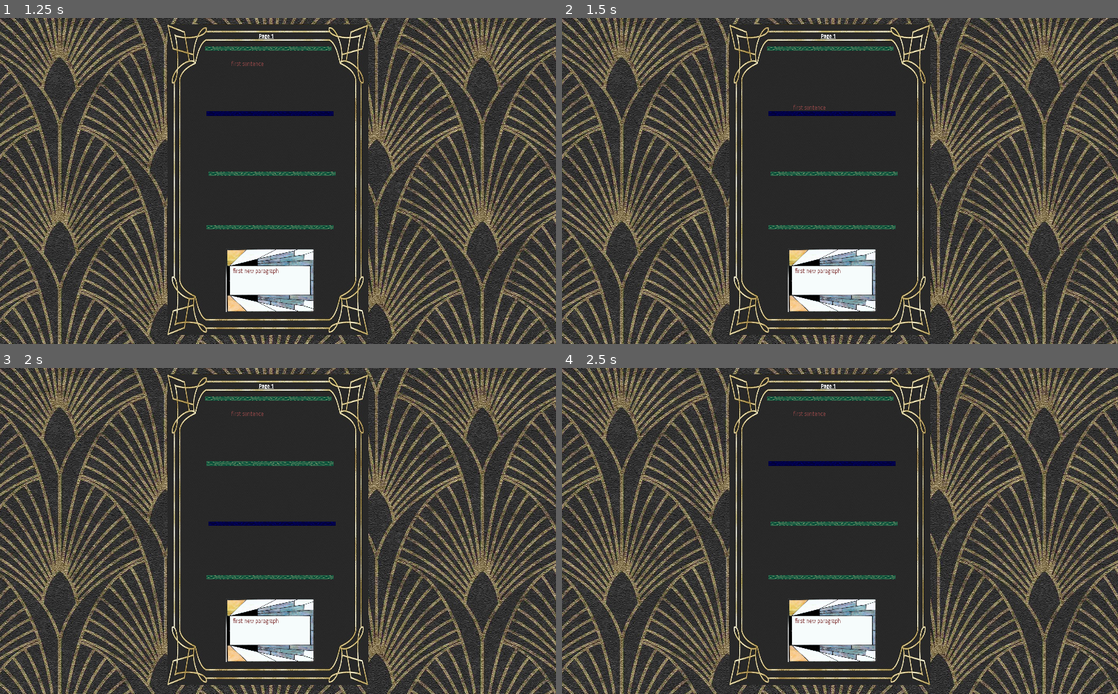
Above: before the commit, frames 1-4 (two rows, left to right).
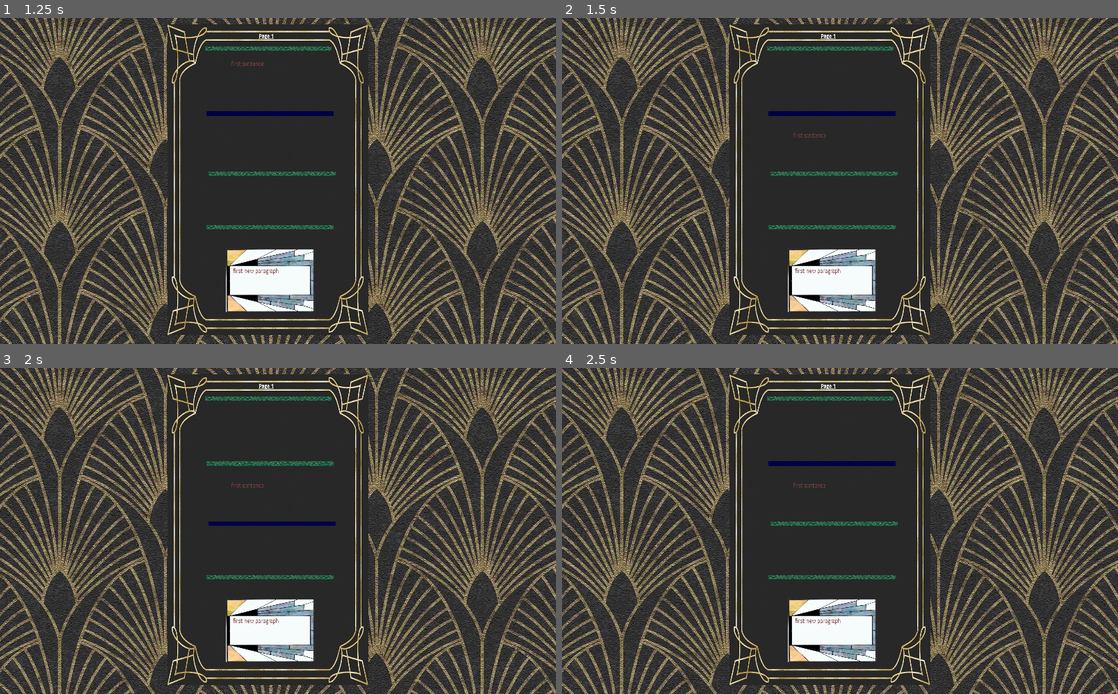
Above: after the commit, the same moments.

Repository: NiklasRiewald/GGJ2020
Game: Godot game, scene res://rich_text_bbcode.tscn
Two runs of this game, one before a commit and one after it. Both use one fixed random seed, a clock stepped at 60 frames per second and the inputs below.
Inputs (mouse positions are in pixels of both pictures, inside the frame that each line leads up to):
- Up to frame 1 (1.25 s): tap Enter at 0.5 s; drag from (272, 37) to (266, 145) at 0.52 s
- Up to frame 2 (1.5 s): tap Space at 1.25 s; drag from (828, 73) to (828, 203) at 1.27 s
- Up to frame 3 (2 s): no input
- Up to frame 4 (2.5 s): tap Enter at 2 s; move the mouse to (828, 495) at 2.02 s; click (828, 495) at 2.17 s

Frame 1 is identical in both runs. In frame 2, less than 0.1% of the frame differs, in the area x 41-48%, y 26-37%; in frame 3, less than 0.1%; in frame 4, less than 0.1%.

Commit message:
buggy build
for nostalgia?

Diff:
--- a/DragableText.gd
+++ b/DragableText.gd
@@ -20,9 +20,14 @@
 
 var originalSiteIndex = 0
 
+var paragraphClone = ""
+var cloneIndex
+
 var logs
 
 var popUp: AcceptDialog
+
+var draggableText
 
 # Called when the node enters the scene tree for the first time.
 func _ready():
@@ -38,6 +43,7 @@
 		get_node("../Text3/RichTextLabel")
 	]
 	newParagraph = get_node("../TextNew/RichTextLabel")
+	draggableText = get_node("../DraggingText")
 	popUp = get_node("../AcceptDialog")
 	logs = get_node("../Log")
 
@@ -60,41 +66,45 @@
 func _process(delta):
 	var currentMouseX = get_global_mouse_position().x
 	var currentMouseY = get_global_mouse_position().y
+	var myText = get_node("RichTextLabel").bbcode_text
+	if dragMouse and myText != "":
+		if not hadActiveDragLastFrame:
+			#create draggable text:
+			paragraphClone = get_node("RichTextLabel").bbcode_text
+			cloneIndex = _get_paragraph_index()
 
-	if dragMouse:
+			if not _is_new_paragraph():
+				get_node("RichTextLabel").set_bbcode("")
+				var index_to_remove = _get_paragraph_index()
+				logs.paragraphs[index_to_remove] = ""
+
+			draggableText.set_global_position(get_global_position())
+			draggableText.set_bbcode(paragraphClone)
 		if logs.isEndText and get_node("RichTextLabel") == newParagraph:
 			_end_game()
 
-		set_global_position(
+		draggableText.set_global_position(
 			Vector2(
-				get_global_position().x + currentMouseX - lastMouseX,
-				get_global_position().y + currentMouseY - lastMouseY
+				draggableText.get_global_position().x + currentMouseX - lastMouseX,
+				draggableText.get_global_position().y + currentMouseY - lastMouseY
 				)
 			)
 		hadActiveDragLastFrame = true
 	else:
-		if hadActiveDragLastFrame and not(logs.isEndText and get_node("RichTextLabel") == newParagraph):
-			set_global_position(originalPosition)
-			print(logs.paragraphs)
-			var textToInsert = get_node("RichTextLabel").bbcode_text
-			var index_to_insert = logs.current_position * (numberSeparators -1) + active_text_index
-			if isNewParagraph and len(logs.paragraphs) >= index_to_insert:
-				logs.paragraphs.insert(
-					index_to_insert,
-					textToInsert
-				)
-				logs._push_new_update()
-			else:
-				if len(logs.paragraphs) > index_to_insert:
-					var textToSwitch = logs.paragraphs[index_to_insert]
-					logs.paragraphs[index_to_insert] = textToInsert
-					var index_to_switch_from = logs.current_position * (numberSeparators -1) + originalSiteIndex
-					logs.paragraphs[index_to_switch_from] = textToSwitch
-			logs._update_paragraphs()
-
+		_insert_paragraph()
 		hadActiveDragLastFrame = false
 
+	_toggle_separators()
 
+	lastMouseX = get_global_mouse_position().x
+	lastMouseY = get_global_mouse_position().y
+
+func _get_paragraph_index():
+	return logs.current_position * (numberSeparators -1) + originalSiteIndex
+
+func _toggle_separators():
+	var currentMouseX = get_global_mouse_position().x
+	var currentMouseY = get_global_mouse_position().y
 	for i in range(0, numberSeparators):
 		var minY = separators[i].get_global_position().y
 		var maxY = 86856527
@@ -104,11 +114,36 @@
 		if currentMouseY >= minY and currentMouseY <= maxY:
 			_toggle_separator(i)
 
-
-	lastMouseX = get_global_mouse_position().x
-	lastMouseY = get_global_mouse_position().y
+func _insert_paragraph():
+	if hadActiveDragLastFrame and not ( logs.isEndText and _is_new_paragraph()):
+		set_global_position(originalPosition)
+		var index_to_insert = logs.current_position * (numberSeparators -1) + active_text_index
+		if isNewParagraph and len(logs.paragraphs) >= index_to_insert:
+			logs.paragraphs.insert(
+				index_to_insert,
+				paragraphClone
+			)
+			logs._push_new_update()
+		else:
+			if len(logs.paragraphs) > index_to_insert:
+				logs.paragraphs.insert(
+					index_to_insert,
+					paragraphClone
+				)
+				var index_to_remove = logs.current_position * (numberSeparators -1) + originalSiteIndex
+				if index_to_remove > index_to_insert:
+					index_to_remove += 1
+				#logs.paragraphs.remove(index_to_remove) ????
+			else:
+				#restore original text here:
+				logs.paragraphs[cloneIndex] = paragraphClone
 
 
+		logs._update_paragraphs()
+		draggableText.set_bbcode("")
+
+func _is_new_paragraph():
+	return get_node("RichTextLabel") == newParagraph
 
 func _toggle_separator(separator_index):
 	for separator in separators:
@@ -120,9 +155,14 @@
 	if event is InputEventMouseButton:
 		if event.is_pressed():
 			dragMouse=true
-		else:
-			dragMouse=false
-	pass
+		#else:
+			#dragMouse=false
+
+func _input(event):
+	if event is InputEventMouseButton and event.button_index == BUTTON_LEFT:
+		if not event.is_pressed():
+			if dragMouse:
+				dragMouse=false
 
 func _end_game():
 	dragMouse=false
--- /dev/null
+++ b/RealDraggingText.gd
@@ -0,0 +1,11 @@
+extends RichTextLabel
+
+var lastMouseX;
+var lastMouseY;
+
+func _ready():
+	pass
+
+func _process(delta):
+	var currentMouseX = get_global_mouse_position().x
+	var currentMouseY = get_global_mouse_position().y
--- a/rich_text_bbcode.tscn
+++ b/rich_text_bbcode.tscn
@@ -12,6 +12,7 @@
 [ext_resource path="res://separator.png" type="Texture" id=10]
 [ext_resource path="res://document.jpg" type="Texture" id=11]
 [ext_resource path="res://awesome_theme.tres" type="Theme" id=12]
+[ext_resource path="res://RealDraggingText.gd" type="Script" id=13]
 
 [sub_resource type="DynamicFont" id=1]
 size = 20
@@ -204,6 +205,20 @@
 margin_right = -46.051
 margin_bottom = 207.757
 window_title = "Warnung!"
+
+[node name="DraggingText" type="RichTextLabel" parent="Document"]
+margin_left = 933.631
+margin_top = 533.022
+margin_right = 1213.63
+margin_bottom = 613.022
+mouse_filter = 2
+theme = ExtResource( 12 )
+custom_colors/default_color = Color( 0.541176, 0.270588, 0.270588, 1 )
+scroll_active = false
+script = ExtResource( 13 )
+__meta__ = {
+"_edit_use_anchors_": false
+}
 [connection signal="meta_clicked" from="Document/Log" to="." method="_on_RichTextLabel_meta_clicked"]
 [connection signal="input_event" from="Document/Text1" to="Document/Text1" method="_on_Area2D_input_event"]
 [connection signal="input_event" from="Document/Text2" to="Document/Text2" method="_on_Area2D_input_event"]
Not shown: 1 places in rich_text_bbcode.tscn that only renumber resources
